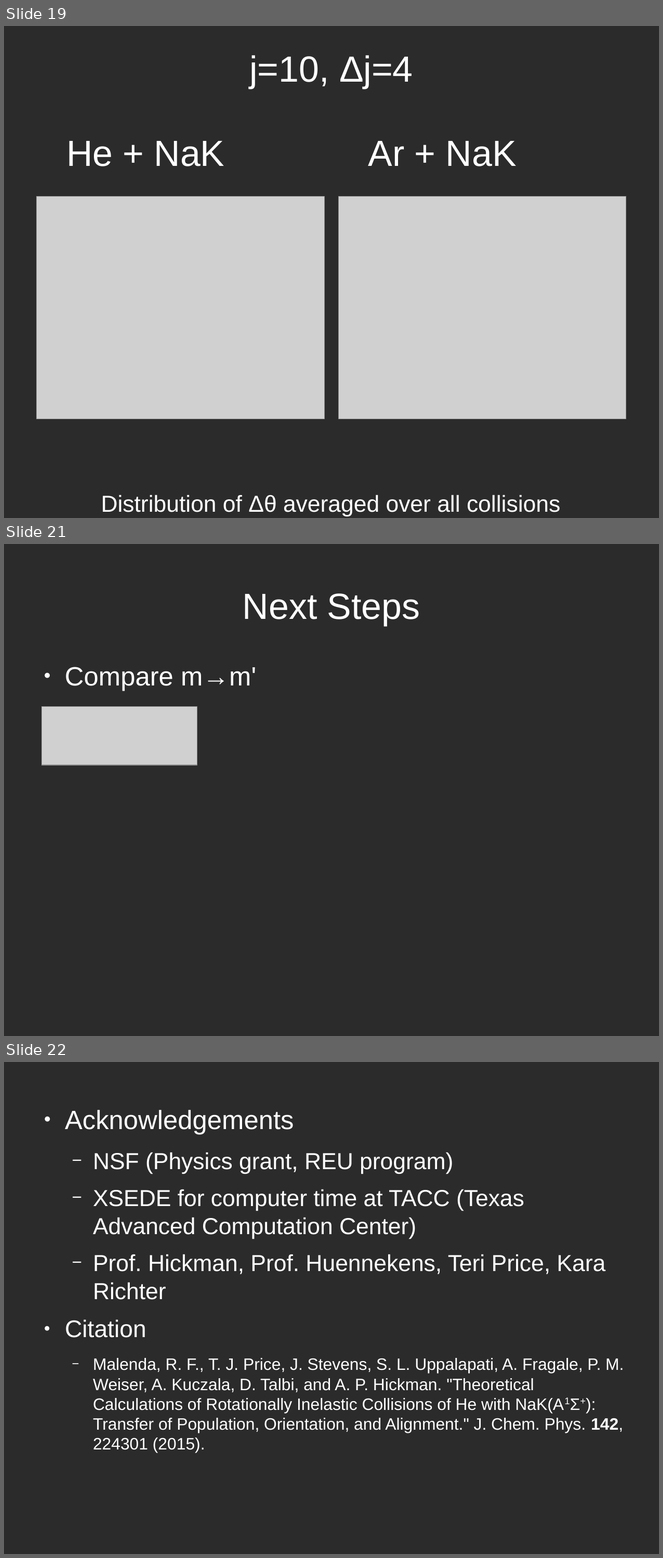
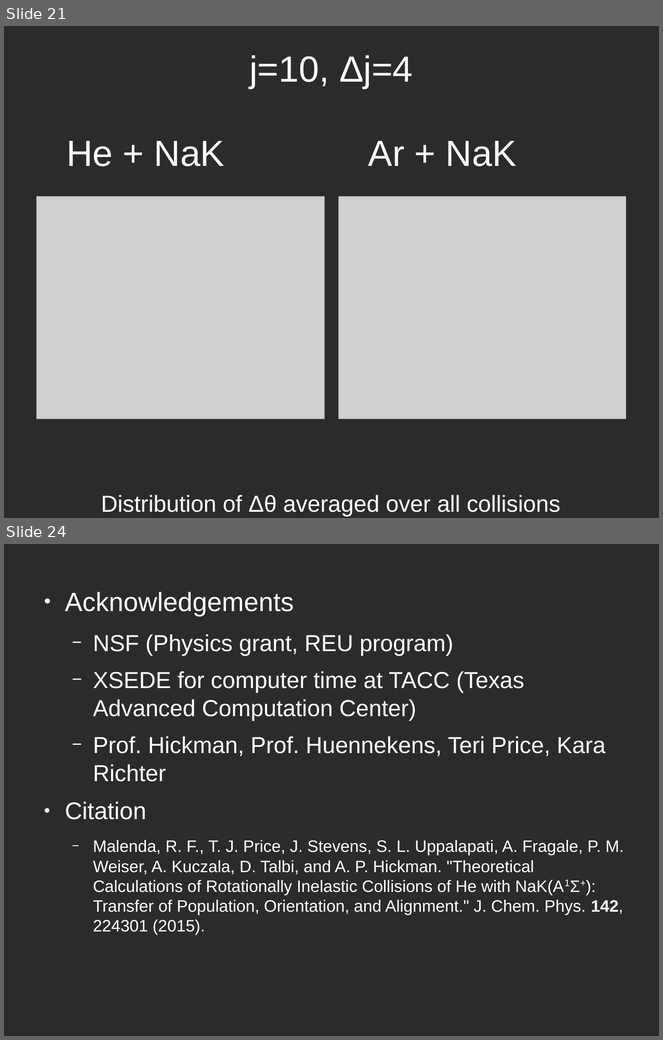
Before and after one commit to atowneND/HeNaK_Collisions, a slide deck: Presentation.odp. Shown one above the other, each under a label of ours: slides 19, 21 and 22 before the commit, slides 21 and 24 after it; the slides between them are not shown. The pictures are 663x1558 and 663x1040 pixels, drawn with LibreOffice and Linux fonts; fonts in the diff are those of the drawing; grey boxes stand for pictures; background and template pictures are left out; a plain dark background stands for a picture behind light text. Boxes give left, top, right and bottom in pixels: in the first picture for what was removed or moved away, otherwise in the second. Text is boxed around its words. In the diff, an @@ line names an element or a change of style, - is before the commit and + after.

```diff
--- a/Presentation.odp
+++ b/Presentation.odp
@@ slide 21 removed at box(4, 544, 659, 1036), background picture (left out) @@
@@ title removed at box(243, 593, 420, 626) @@
-Next Steps
@@ text removed at box(65, 667, 256, 691) @@
-● Compare m→m'
@@ picture removed at box(41, 706, 197, 765) @@
@@ what was slide 19 is now slide 21 @@
@@ what was slide 22 is now slide 24 @@
```
Also in this commit, not shown: 1 slide changed, 3 slides added, 1 other file.
